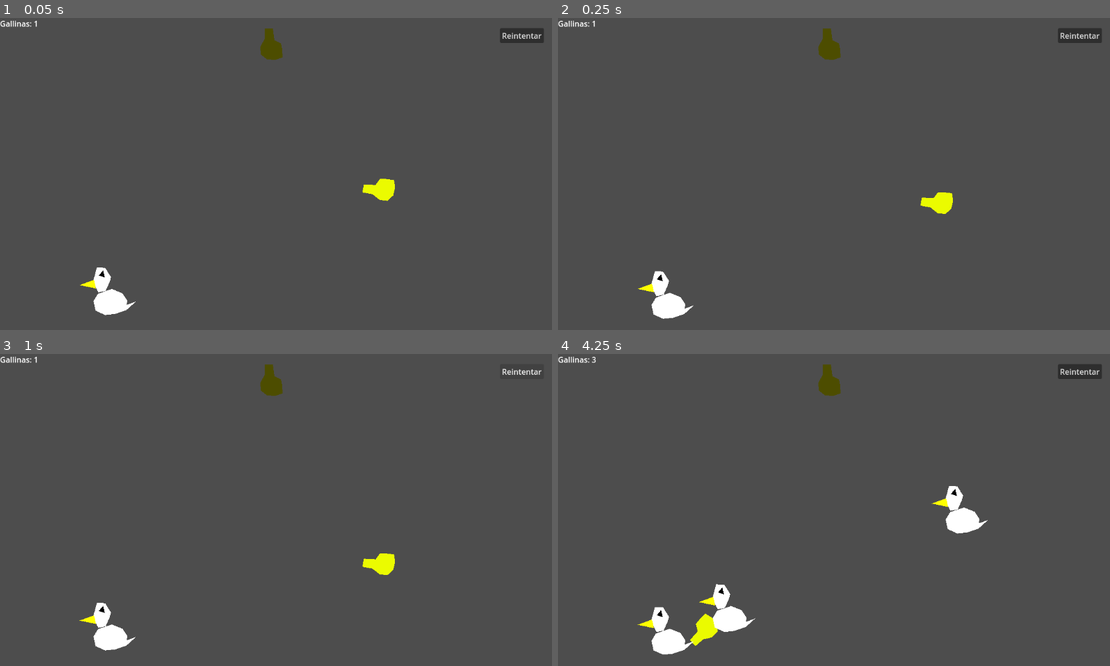
Above: before the commit, frames 1-4 (two rows, left to right).
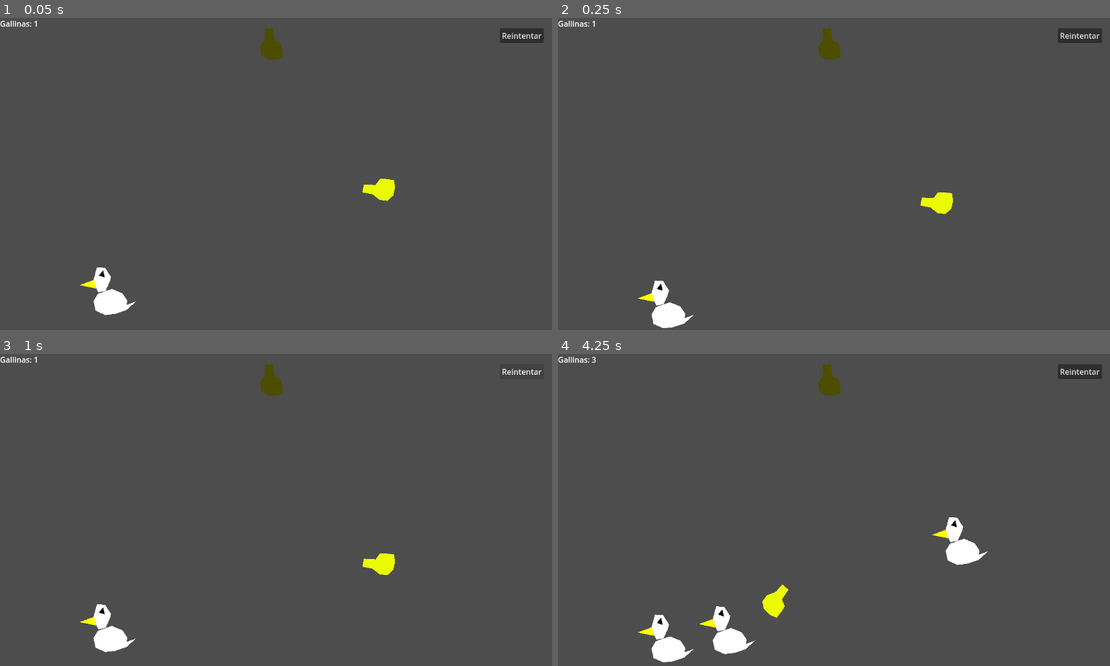
Above: after the commit, the same moments.

Repository: JuanFdS/ggj2024
Game: Godot game, scene res://Habitacion.tscn
Two runs of this game, one before a commit and one after it. Both use one fixed random seed, a clock stepped at 60 frames per second and the inputs below.
Inputs (mouse positions are in pixels of both pictures, inside the frame that each line leads up to):
- Up to frame 1 (0.05 s): no input
- Up to frame 2 (0.25 s): no input
- Up to frame 3 (1 s): click "Reintentar" at 0.5 s
- Up to frame 4 (4.25 s): click "Reintentar" at 1.25 s; click "Reintentar" at 2 s; move the mouse to (955, 494) at 2.77 s; click (955, 494) at 2.92 s; move the mouse to (723, 525) at 3.52 s; click (723, 525) at 3.67 s

Frame 1 is identical in both runs. In frame 2, 0.6% of the frame differs, in the area x 14-25%, y 81-100%; in frame 3, 0.2%; in frame 4, 3.0%, in the area x 14-78%, y 42-99%.

Commit message:
Usar WorldBoundaryShape2D para paredes y piso

Diff:
--- a/Habitacion.tscn
+++ b/Habitacion.tscn
@@ -1,13 +1,18 @@
-[gd_scene load_steps=12 format=3 uid="uid://cpccuxm74oow3"]
+[gd_scene load_steps=14 format=3 uid="uid://cpccuxm74oow3"]
 
 [ext_resource type="Script" path="res://Habitacion.gd" id="1_i1ca1"]
 [ext_resource type="Script" path="res://LamparitaNueva.gd" id="2_xrxmd"]
 
-[sub_resource type="RectangleShape2D" id="RectangleShape2D_30h5h"]
-size = Vector2(126, 672)
+[sub_resource type="WorldBoundaryShape2D" id="WorldBoundaryShape2D_kf7ph"]
+normal = Vector2(1, 0)
 
-[sub_resource type="RectangleShape2D" id="RectangleShape2D_1smdh"]
-size = Vector2(1182, 107)
+[sub_resource type="WorldBoundaryShape2D" id="WorldBoundaryShape2D_wwflv"]
+normal = Vector2(-1, 0)
+
+[sub_resource type="WorldBoundaryShape2D" id="WorldBoundaryShape2D_dioxf"]
+normal = Vector2(0, 1)
+
+[sub_resource type="WorldBoundaryShape2D" id="WorldBoundaryShape2D_niugd"]
 
 [sub_resource type="CircleShape2D" id="CircleShape2D_66xfx"]
 radius = 30.0
@@ -36,26 +41,26 @@
 [node name="Habitacion" type="Node2D"]
 script = ExtResource("1_i1ca1")
 
-[node name="StaticBody2D" type="StaticBody2D" parent="."]
+[node name="ParedesYPiso" type="StaticBody2D" parent="."]
 collision_layer = 2147483648
 collision_mask = 0
 metadata/_edit_lock_ = true
 
-[node name="CollisionShape2D" type="CollisionShape2D" parent="StaticBody2D"]
-position = Vector2(-53, 326)
-shape = SubResource("RectangleShape2D_30h5h")
+[node name="CollisionShape2D" type="CollisionShape2D" parent="ParedesYPiso"]
+position = Vector2(0, 327)
+shape = SubResource("WorldBoundaryShape2D_kf7ph")
 
-[node name="CollisionShape2D2" type="CollisionShape2D" parent="StaticBody2D"]
-position = Vector2(1201, 326)
-shape = SubResource("RectangleShape2D_30h5h")
+[node name="CollisionShape2D2" type="CollisionShape2D" parent="ParedesYPiso"]
+position = Vector2(1152, 323)
+shape = SubResource("WorldBoundaryShape2D_wwflv")
 
-[node name="CollisionShape2D3" type="CollisionShape2D" parent="StaticBody2D"]
-position = Vector2(581, -43.5)
-shape = SubResource("RectangleShape2D_1smdh")
+[node name="CollisionShape2D3" type="CollisionShape2D" parent="ParedesYPiso"]
+position = Vector2(571, 0)
+shape = SubResource("WorldBoundaryShape2D_dioxf")
 
-[node name="CollisionShape2D4" type="CollisionShape2D" parent="StaticBody2D"]
-position = Vector2(581, 689)
-shape = SubResource("RectangleShape2D_1smdh")
+[node name="CollisionShape2D4" type="CollisionShape2D" parent="ParedesYPiso"]
+position = Vector2(592, 647)
+shape = SubResource("WorldBoundaryShape2D_niugd")
 
 [node name="LamparitaRota" type="Node2D" parent="."]
 unique_name_in_owner = true
